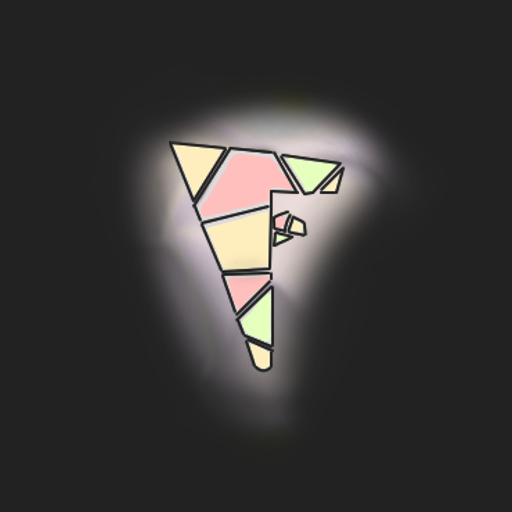
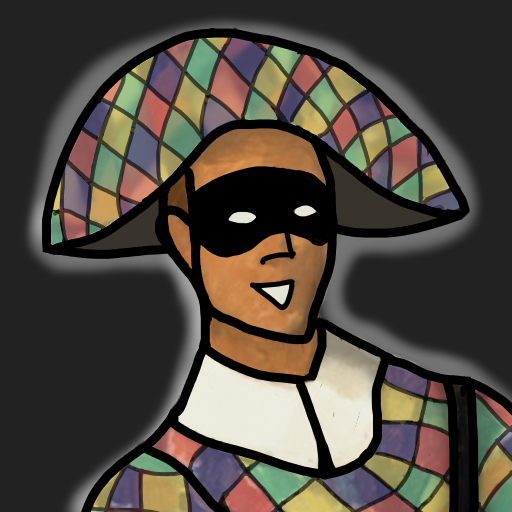
Layer changes from the first 512 x 512 image to the second:
added layer "Arrière-plan" (1st of 2) above "arrow" over [22, 14, 512, 512]
hid "F_letter Fusionnés", painted on it over [128, 64, 448, 448]
hid "Calque de dessin 4", painted on it over [22, 14, 512, 512]
added layer "Calque de dessin 5" above "Arrière-plan" over [22, 14, 512, 512]